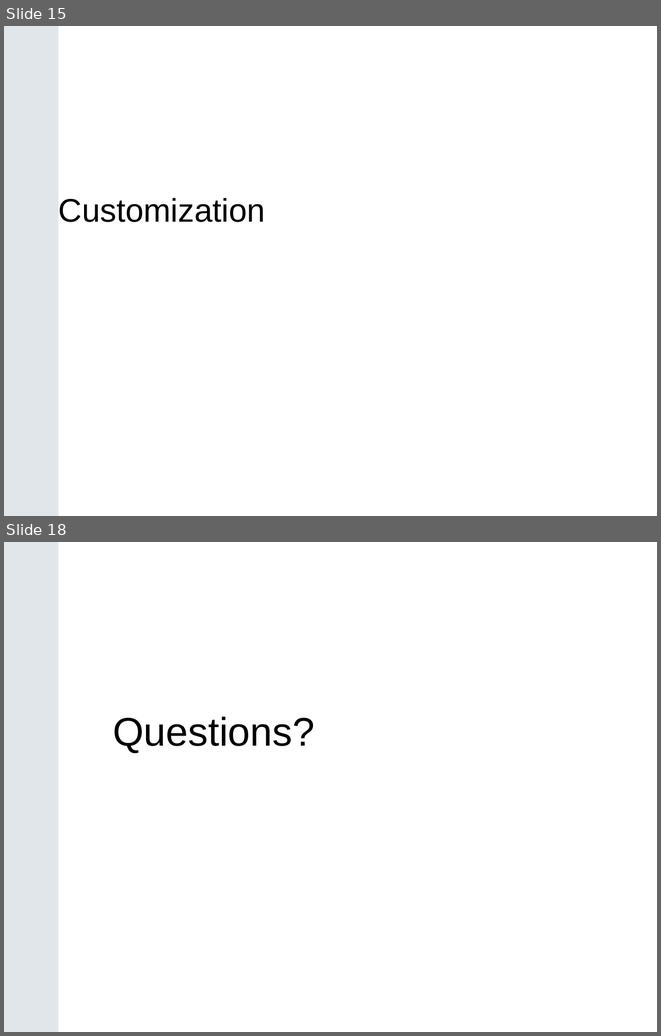
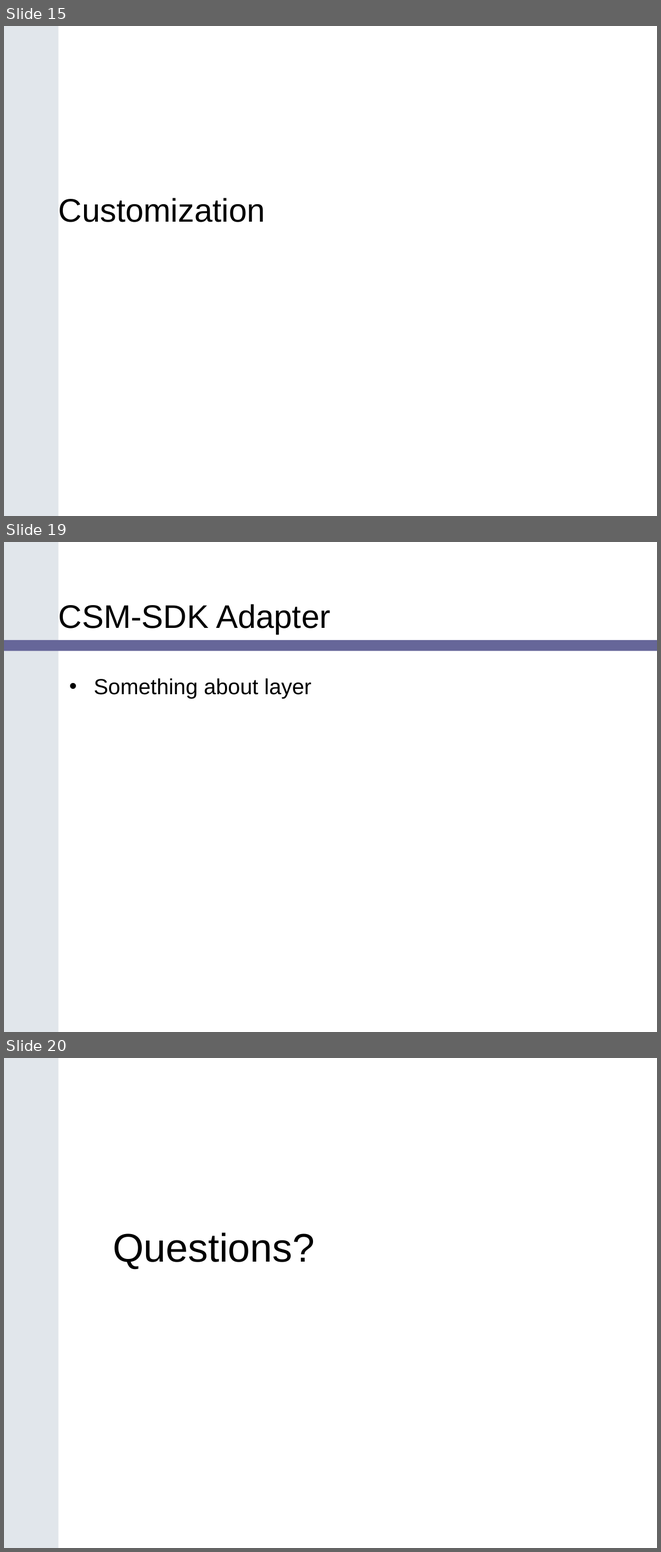
Before and after one commit to CBIIT/common-security-module-docs, a slide deck: Presentations/SDK_Bootcamp_CSM_v1.ppt. Shown one above the other, each under a label of ours: slides 15 and 18 before the commit, slides 15, 19 and 20 after it; the slides between them are not shown. The pictures are 661x1036 and 661x1552 pixels, drawn with LibreOffice and Linux fonts; fonts in the diff are those of the drawing; background and template pictures are left out. Boxes give left, top, right and bottom in pixels: in the first picture for what was removed or moved away, otherwise in the second. Text is boxed around its words. In the diff, an @@ line names an element or a change of style, - is before the commit and + after.

```diff
--- a/Presentations/SDK_Bootcamp_CSM_v1.ppt
+++ b/Presentations/SDK_Bootcamp_CSM_v1.ppt
@@ slide 19 added at box(4, 542, 657, 1032), background #FFFFFF; not listed: 1 template element that a slide beside it also shows @@
@@ title added at box(59, 604, 330, 634), 36 pt, text #000000 @@
+CSM-SDK Adapter
@@ rounded rectangle added at box(4, 640, 657, 651), fill #666699 @@
@@ text added at box(94, 678, 311, 698), 24 pt, text #000000 @@
+• Something about layer
@@ rectangle added at box(277, 753, 294, 753), fill #FFFFFF @@
@@ what was slide 18 is now slide 20 @@
```
Also in this commit, not shown: 2 slides changed, 1 other slide added.
